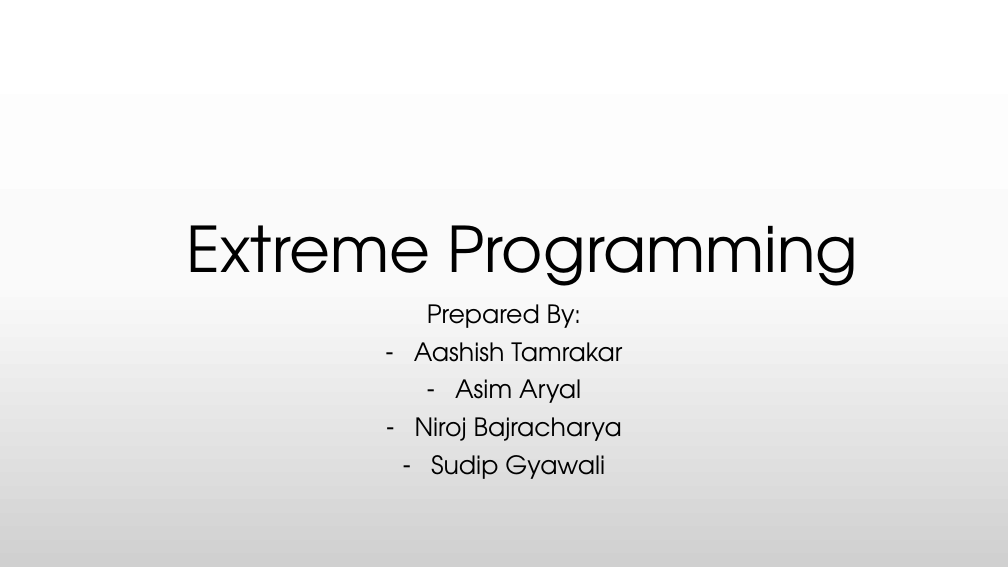
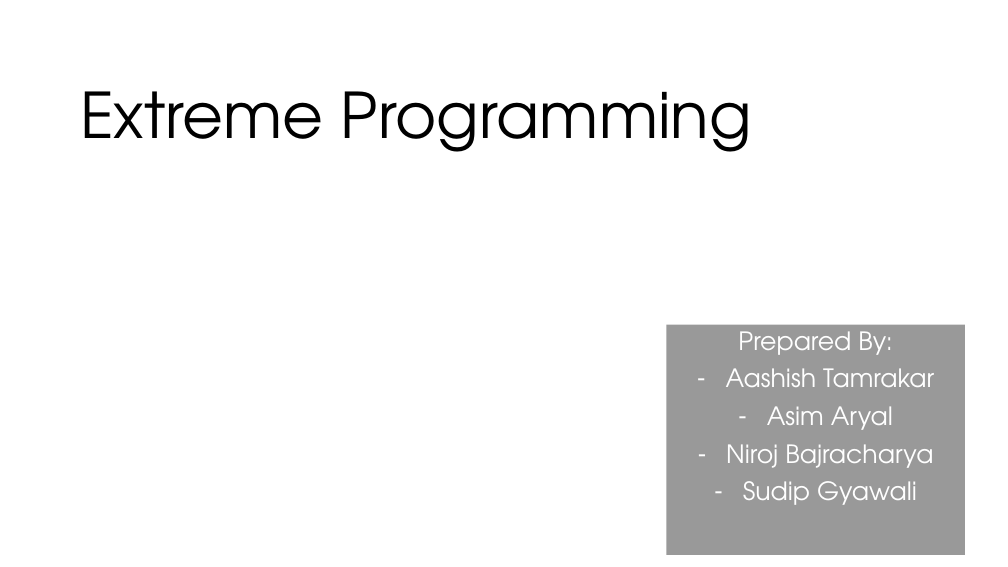
Before and after one commit to praash47/aasn-iii, a slide deck: slide 1 of extreme_programming.pptx. Drawn at 1008x567 pixels with LibreOffice and Linux fonts; fonts in the diff are those of the drawing; background and template pictures are left out. Boxes give left, top, right and bottom in pixels: in the first picture for what was removed or moved away, otherwise in the second. Text is boxed around its words. In the diff, an @@ line names an element or a change of style, - is before the commit and + after.

```diff
--- a/extreme_programming.pptx
+++ b/extreme_programming.pptx
@@ background gradient #FFFFFF to #FBFBFB to #D1D1D1 to picture (left out) @@
@@ title "Extreme Programming" moved from (x1=187, y1=225, x2=859, y2=286) to (x1=80, y1=91, x2=752, y2=152) @@
@@ subtitle "Prepared By:" resized from (x1=414, y1=304, x2=622, y2=479) to (x1=667, y1=324, x2=966, y2=555) @@
@@ subtitle "Prepared By:" at (x1=667, y1=324, x2=966, y2=555): text colour #000000 to #FFFFFF; fill none to #000000 at 40% opacity @@
```
Also in this commit, not shown: 1 other file.
